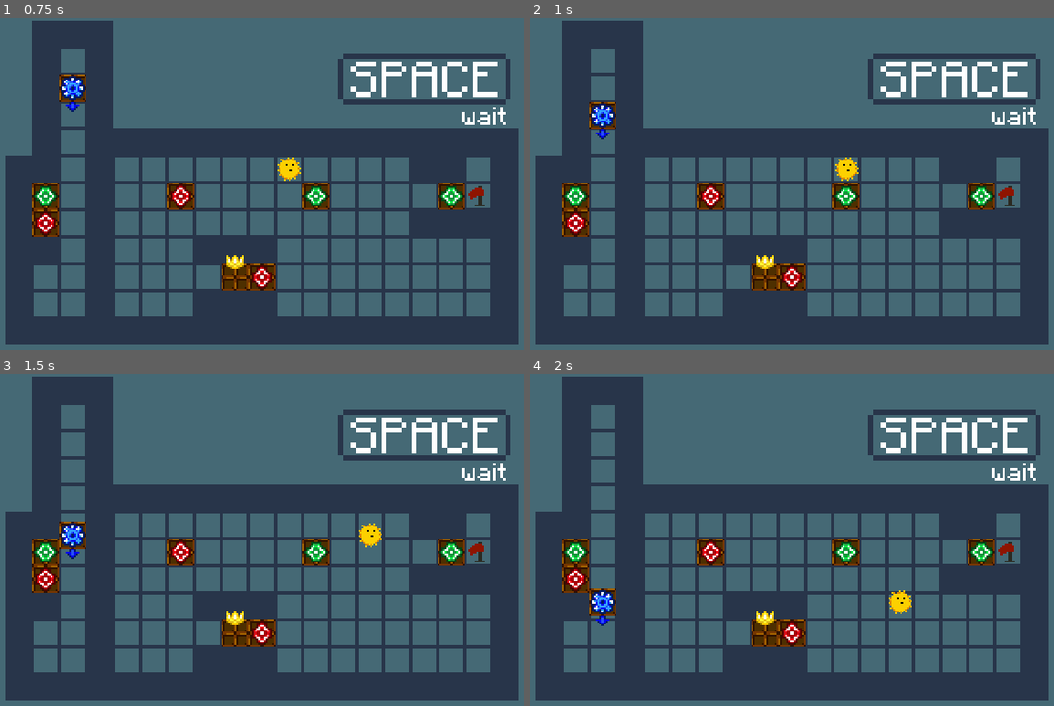
Above: before the commit, frames 1-4 (two rows, left to right).
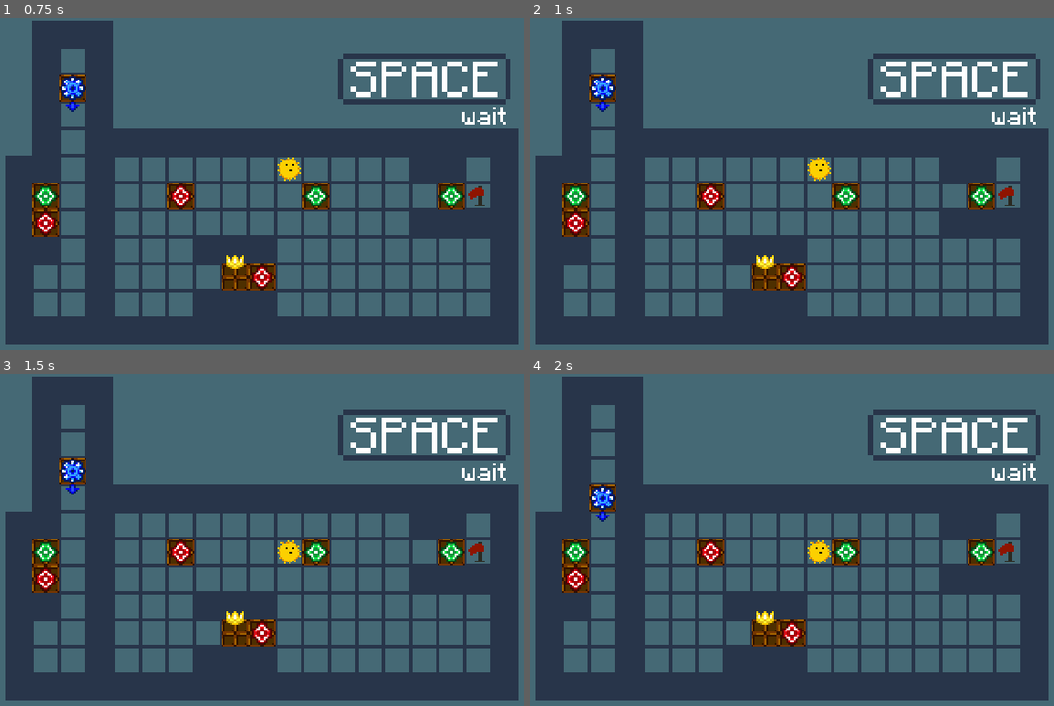
Above: after the commit, the same moments.

Repository: UnstableStrafe/LinkCube
Game: Godot game, scene res://Levels/level_7.tscn
Two runs of this game, one before a commit and one after it. Both use one fixed random seed, a clock stepped at 60 frames per second and the inputs below. This scene is started directly instead of the project's main scene.
Inputs:
- Up to frame 1 (0.75 s): tap Enter at 0.5 s; hold D (move_right) from 0.53 s (still down); hold Space (wait) from 0.53 s (still down)
- Up to frame 2 (1 s): keep holding D (move_right); keep holding Space (wait)
- Up to frame 3 (1.5 s): release D (move_right) at 1.28 s; release Space (wait) at 1.28 s; hold S (move_down) from 1.28 s (still down); tap Z (undo) at 1.35 s
- Up to frame 4 (2 s): keep holding S (move_down); tap Space (wait) at 1.55 s

Frame 1 is identical in both runs. In frame 2, 1.3% of the frame differs, in the area x 11-63%, y 17-50%; in frame 3, 1.3%; in frame 4, 1.3%, in the area x 11-73%, y 33-76%.

Commit message:
Clean up a bunch of code

Diff:
--- a/Levels/level_1.tscn
+++ b/Levels/level_1.tscn
@@ -22,6 +22,7 @@
 script = ExtResource("3_xpesb")
 
 [node name="player" parent="entities" instance=ExtResource("4_srkqx")]
+unique_name_in_owner = true
 position = Vector2(8, 8)
 
 [node name="other_cubes" type="Node2D" parent="entities"]
--- a/Levels/level_2.tscn
+++ b/Levels/level_2.tscn
@@ -22,6 +22,7 @@
 script = ExtResource("3_me6d7")
 
 [node name="player" parent="entities" instance=ExtResource("4_od52n")]
+unique_name_in_owner = true
 position = Vector2(56, -56)
 
 [node name="other_cubes" type="Node2D" parent="entities"]
--- a/Levels/level_3.tscn
+++ b/Levels/level_3.tscn
@@ -22,6 +22,7 @@
 script = ExtResource("3_a068x")
 
 [node name="player" parent="entities" instance=ExtResource("4_qidmq")]
+unique_name_in_owner = true
 position = Vector2(8, 24)
 
 [node name="other_cubes" type="Node2D" parent="entities"]
--- a/Levels/level_4.tscn
+++ b/Levels/level_4.tscn
@@ -21,6 +21,7 @@
 script = ExtResource("3_ixmsx")
 
 [node name="player" parent="entities" instance=ExtResource("4_1ggum")]
+unique_name_in_owner = true
 position = Vector2(8, 8)
 
 [node name="other_cubes" type="Node2D" parent="entities"]
--- a/Levels/level_5.tscn
+++ b/Levels/level_5.tscn
@@ -25,6 +25,7 @@
 script = ExtResource("3_vt6bp")
 
 [node name="player" parent="entities" instance=ExtResource("4_1if2c")]
+unique_name_in_owner = true
 position = Vector2(56, -24)
 
 [node name="other_cubes" type="Node2D" parent="entities"]
--- a/Levels/level_6.tscn
+++ b/Levels/level_6.tscn
@@ -22,6 +22,7 @@
 script = ExtResource("3_6ek6u")
 
 [node name="player" parent="entities" instance=ExtResource("4_85y6c")]
+unique_name_in_owner = true
 position = Vector2(8, -8)
 
 [node name="other_cubes" type="Node2D" parent="entities"]
--- a/Levels/level_7.tscn
+++ b/Levels/level_7.tscn
@@ -25,6 +25,7 @@
 script = ExtResource("3_5gr2w")
 
 [node name="player" parent="entities" instance=ExtResource("4_ejsuu")]
+unique_name_in_owner = true
 position = Vector2(-24, -72)
 
 [node name="other_cubes" type="Node2D" parent="entities"]
--- a/Levels/level_8.tscn
+++ b/Levels/level_8.tscn
@@ -22,6 +22,7 @@
 script = ExtResource("3_jy12j")
 
 [node name="player" parent="entities" instance=ExtResource("4_vglmx")]
+unique_name_in_owner = true
 position = Vector2(-8, -8)
 
 [node name="other_cubes" type="Node2D" parent="entities"]
--- a/Resources/tiles.tres
+++ b/Resources/tiles.tres
@@ -8,14 +8,12 @@
 0:0/0/custom_data_0 = true
 1:0/0 = 0
 1:0/0/custom_data_0 = true
-1:0/0/custom_data_2 = true
+1:0/0/custom_data_1 = true
 0:1/0 = 0
 
 [resource]
 custom_data_layer_0/name = "walkable"
 custom_data_layer_0/type = 1
-custom_data_layer_1/name = "wall"
+custom_data_layer_1/name = "goal"
 custom_data_layer_1/type = 1
-custom_data_layer_2/name = "goal"
-custom_data_layer_2/type = 1
 sources/0 = SubResource("TileSetAtlasSource_agsko")
--- a/cube.gd
+++ b/cube.gd
@@ -1,20 +1,17 @@
-@tool
 class_name PushableCube
 extends Node2D
 
+signal target_space
+signal sweet_victory
+
 @export var pushable := true
-@onready var tile_map: TileMap = $"../../../TileMap"
+@export var is_goal_cube := false
+
+@onready var tile_map: TileMap = $"../../../TileMap"  # TODO: Fix this
 @onready var _ray_cast_2d: RayCast2D = $"RayCast2D"
 @onready var crown = $"Crown"
 
-
-
-@export var is_goal_cube := false
-
 var is_moving := false
-
-signal target_space
-signal sweet_victory
 
 
 # Called when the node enters the scene tree for the first time.
@@ -26,30 +23,34 @@
 		get_tree().paused = true
 
 func _push(direction: Vector2):
-	if is_moving:
-		return
+	if is_moving: return
+
 	var current_tile := tile_map.local_to_map(global_position)
 	var target_tile := Vector2i(
 		round(current_tile.x + direction.x),
 		round(current_tile.y + direction.y)
 	)
-	var tile_data  := tile_map.get_cell_tile_data(0, target_tile)
+	var tile_data := tile_map.get_cell_tile_data(0, target_tile)
 
 	if tile_data.get_custom_data("walkable") == false:
 		return
+
 	if tile_data.get_custom_data("goal") and is_goal_cube:
 		sweet_victory.emit()
-	_ray_cast_2d.target_position = direction * 16
+
+	_ray_cast_2d.target_position = direction * tile_map.tile_set.tile_size.x
 	_ray_cast_2d.force_raycast_update()
 
 	if _ray_cast_2d.is_colliding():
 		return
+
 	target_space.emit(target_tile, self)
 	is_moving = true
 
 	var target_position: Vector2 = tile_map.map_to_local(target_tile)
 	var tween = create_tween()
-	tween.tween_property(self, "global_position",target_position , 0.2).set_trans(Tween.TRANS_SINE)
+	tween.tween_property(self, "global_position", target_position, 0.2).set_trans(Tween.TRANS_SINE)
+
 	await tween.finished
 	is_moving = false
 
@@ -57,12 +58,13 @@
 func can_move(direction: Vector2) -> bool:
 	_ray_cast_2d.target_position = direction * 16.0
 	_ray_cast_2d.force_raycast_update()
-	var current_tile : Vector2i = tile_map.local_to_map(global_position)
-	var target_tile : Vector2i = Vector2i(
+
+	var current_tile: Vector2i = tile_map.local_to_map(global_position)
+	var target_tile: Vector2i = Vector2i(
 		round(current_tile.x + direction.x),
 		round(current_tile.y + direction.y)
 	)
-	var tile_data  : TileData = tile_map.get_cell_tile_data(0, target_tile)
+	var tile_data: TileData = tile_map.get_cell_tile_data(0, target_tile)
 
 
 	if tile_data.get_custom_data("walkable") == false or _ray_cast_2d.is_colliding():
--- a/level.gd
+++ b/level.gd
@@ -1,11 +1,11 @@
-@tool
 class_name Level
 extends Node2D
 
 @export var level_id : int
 @export var level_name : String
-@onready var entities = $"entities"
-@onready var player = $"entities/player"
+
+@onready var entities = $entities
+@onready var player = %player
 @onready var level_index = preload("res://Resources/level_index.tres")
 @onready var prompt = $NextLevelPrompt
 @onready var other_cubes = $entities/other_cubes
@@ -15,21 +15,25 @@
 
 var can_progress := false
 
-
 # Called when the node enters the scene tree for the first time.
 func _ready():
-	for i in other_cubes.get_children():
-		i.sweet_victory.connect(win)
-	for i in linked_cube_list.get_children():
-		i.sweet_victory.connect(win)
+	for cube in other_cubes.get_children():
+		cube.sweet_victory.connect(win)
+
+	for cube in linked_cube_list.get_children():
+		cube.sweet_victory.connect(win)
+
 		for i2 in linked_cube_list.get_children():
-			if i2 != i:
-				i.linked_cubes.append(i2.get_path())
-	for i in inverted_cube_list.get_children():
-		for i2 in inverted_cube_list.get_children():
-			if i2 != i:
-				i.linked_cubes.append(i2.get_path())
-		i.sweet_victory.connect(win)
+			if i2 != cube:
+				cube.linked_cubes.append(i2.get_path())
+
+	for cube in inverted_cube_list.get_children():
+		cube.sweet_victory.connect(win)
+
+		for other_cube in inverted_cube_list.get_children():
+			# Don't link a cube to itself
+			if other_cube != cube:
+				cube.linked_cubes.append(other_cube.get_path())
 
 func win():
 	can_progress = true
--- a/menu.gd
+++ b/menu.gd
@@ -1,10 +1,6 @@
 extends Button
 
 var scene = preload("res://Levels/level_1.tscn")
-# Called when the node enters the scene tree for the first time.
-func _ready():
-	pass # Replace with function body.
-
 
 func _pressed():
 	get_tree().change_scene_to_packed(scene)
--- a/player.gd
+++ b/player.gd
@@ -1,5 +1,10 @@
 extends Node2D
 
+signal did_action
+signal move_auto
+signal target_space
+
+@export var move_duration := 0.2
 @onready var tile_map: TileMap = $"../../TileMap"
 @onready var sprite_2d: Sprite2D = $Sprite2D
 @onready var ray_cast_2d: RayCast2D = $RayCast2D
@@ -9,68 +14,60 @@
 var input_lock := false
 
 
-signal did_action
-signal move_auto
-signal target_space
+func _unhandled_input(event: InputEvent) -> void:
+	if is_moving: return
+	if input_lock: return
 
-func _ready():
-	pass # Replace with function body.
+	if event.is_action_pressed("move_up"):
+		move(Vector2.UP)
+	elif event.is_action_pressed("move_down"):
+		move(Vector2.DOWN)
+	elif event.is_action_pressed("move_left"):
+		move(Vector2.LEFT)
+	elif event.is_action_pressed("move_right"):
+		move(Vector2.RIGHT)
 
-# Called every frame. 'delta' is the elapsed time since the previous frame.
-func _physics_process(_delta: float):
-	if is_moving:
-		return
-	if input_lock:
-		return
-	if Input.is_action_pressed("move_up"):
-		move(Vector2.UP)
-	elif Input.is_action_pressed("move_down"):
-		move(Vector2.DOWN)
-	elif Input.is_action_pressed("move_left"):
-		move(Vector2.LEFT)
-	elif Input.is_action_pressed("move_right"):
-		move(Vector2.RIGHT)
-	elif Input.is_action_just_pressed("wait"):
+	elif event.is_action_pressed("wait"):
 		input_lock = true
 		move_auto.emit()
-		var timer = get_tree().create_timer(.2)
+		var timer = get_tree().create_timer(move_duration)
 		await timer.timeout
 		did_action.emit()
 		input_lock = false
 
-func move(direction : Vector2):
+
+func move(direction: Vector2):
 	var current_tile := tile_map.local_to_map(global_position)
 	var target_tile := Vector2i(
 		round(current_tile.x + direction.x),
 		round(current_tile.y + direction.y)
 	)
-	var tile_data  := tile_map.get_cell_tile_data(0, target_tile)
+	var tile_data := tile_map.get_cell_tile_data(0, target_tile)
 
-	if tile_data.get_custom_data("walkable") == false:
+	if not tile_data.get_custom_data("walkable"):
 		return
 
-	ray_cast_2d.target_position = direction * 16
+	ray_cast_2d.target_position = direction * tile_map.tile_set.tile_size.x
 	ray_cast_2d.force_raycast_update()
 
 	if ray_cast_2d.is_colliding():
-		if ray_cast_2d.get_collider().get_parent() is PushableCube:
-			var cube = ray_cast_2d.get_collider().get_parent()
+		var collision: Node = ray_cast_2d.get_collider().get_parent()
+		if collision is PushableCube:
+			var cube: PushableCube = collision
 			if cube.pushable and cube.can_move(direction):
 				cube._push(direction)
-			if !cube.is_moving:
+			if not cube.is_moving:
 				return
+
 	target_space.emit(target_tile, self)
 	is_moving = true
 	move_auto.emit()
-	var target_position: Vector2 = tile_map.map_to_local(target_tile)
+
+	var target_position: Vector2 = tile_map.to_global(tile_map.map_to_local(target_tile))
 	var tween = create_tween()
-	tween.tween_property(self, "global_position",target_position , 0.2).set_trans(Tween.TRANS_SINE)
+	tween.tween_property(self, "global_position", target_position, move_duration).set_trans(Tween.TRANS_SINE)
 	await tween.finished
 
 	is_moving = false
 
 	did_action.emit()
-
-	#can_move = false
-
-	# get_tree().create_timer(.2).timeout.connect(timer_end)
--- a/project.godot
+++ b/project.godot
@@ -23,6 +23,10 @@
 window/size/window_width_override=864
 window/size/window_height_override=486
 window/stretch/mode="canvas_items"
+
+[filesystem]
+
+import/blender/enabled=false
 
 [input]
 
